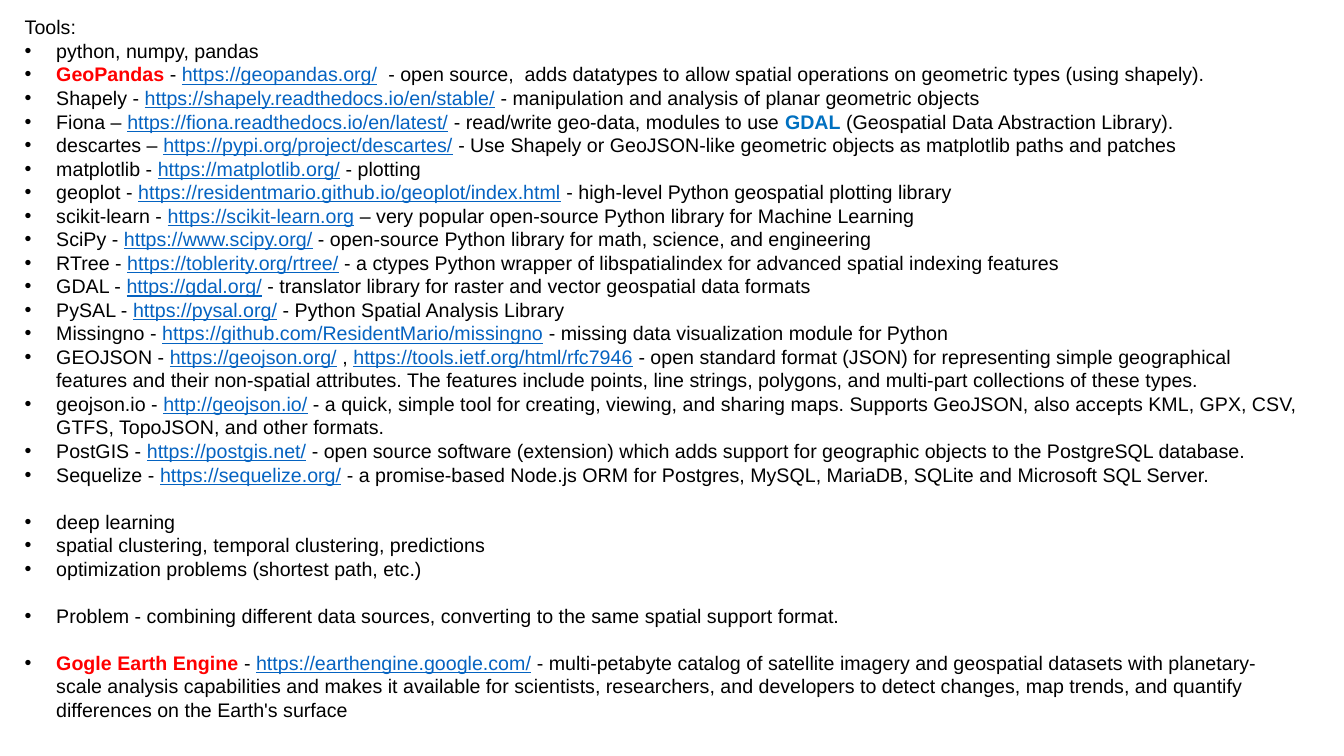
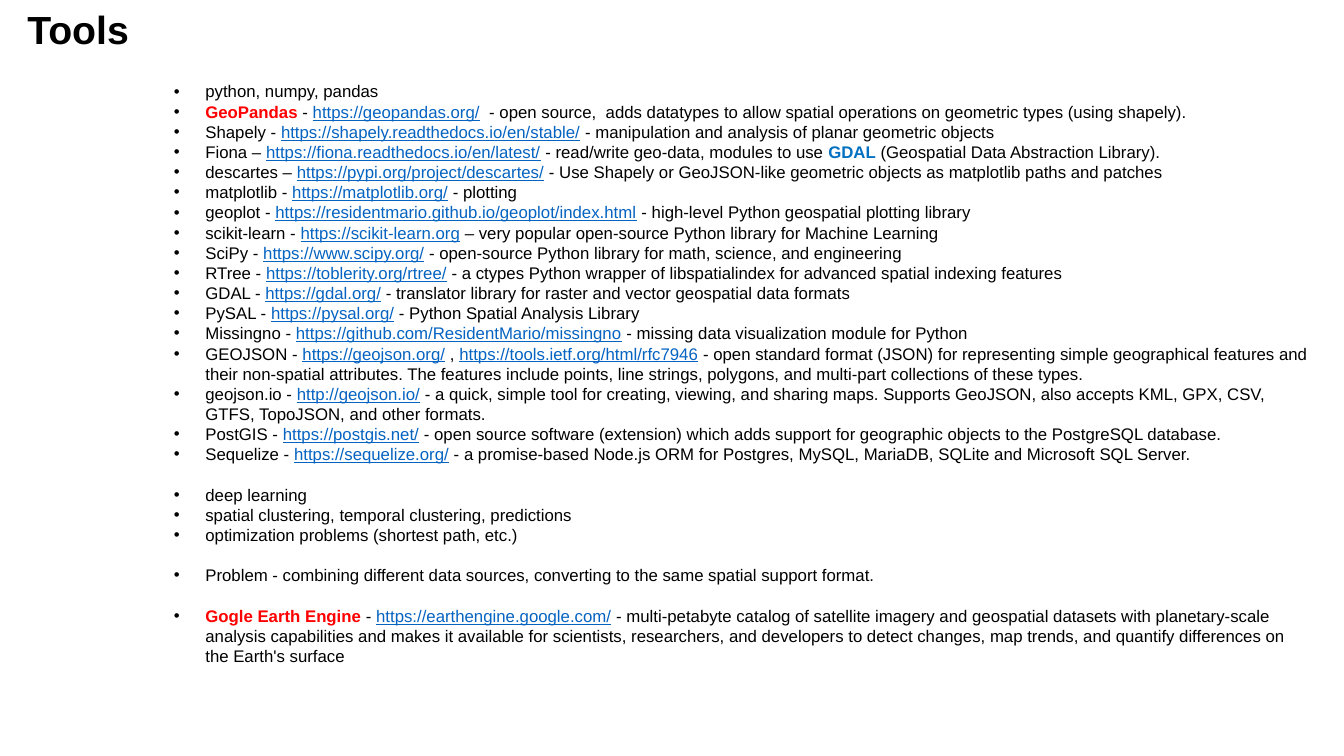
Before and after one commit to lselector/ml_ai_doc, a slide deck: slide 8 of Geo_Spatial.pptx (slide 2 before the commit). Drawn at 1344x756 pixels with LibreOffice and Linux fonts; fonts in the diff are those of the drawing. Boxes give left, top, right and bottom in pixels: in the first picture for what was removed or moved away, otherwise in the second. Text is boxed around its words. In the diff, an @@ line names an element or a change of style, - is before the commit and + after.

Commit message:
revised Geo_Spatial

```diff
--- a/Geo_Spatial.pptx
+++ b/Geo_Spatial.pptx
@@ text at [25,19,76,35]: paragraph removed @@
-Tools:
@@ text added at [27,15,128,45], 28 pt, text #000000, bold @@
+Tools
@@ text "python, numpy, pandas": place and size @@
-text "python, numpy, pandas" at [25,19,1296,718]
+text "python, numpy, pandas" at [205,85,1307,662]
@@ text "python, numpy, pandas" at [205,85,1307,662]: size 14 to 12 pt @@
```
Also in this commit, not shown: 6 other slides changed, 3 slides added, 1 slide removed, 1 other file.
